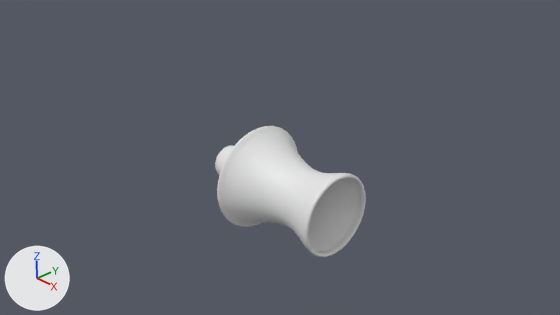
The Blender file syringe.blend: old version first, new version second.
Camera for both pictures: the file's camera 'Camera'. The axes (+X, +Y, +Z) are drawn at lower left. The lights are the same throughout.

The older version as bpy lines, for what is in view:
```python
me_circle = bpy.data.meshes.new('Circle')
me_circle.from_pydata(...)  # 544 vertices, 512 faces; spans x -1.04..1.88, y -1.0..1.0, z -1.0..1.0
me_circle.polygons.foreach_set('use_smooth', [True] * 512)
ob_circle = bpy.data.objects.new('Circle', me_circle)
ob_circle.location = (0.0, 0.0, 0.0)
_m = ob_circle.modifiers.new('Subsurf', 'SUBSURF')
_m.levels = 2
```
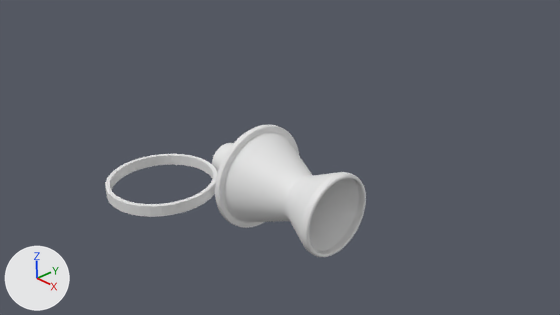
Commit message: syringe 2

Boxes (x1, y1, x2, y2) around the edits, measured in the pictures (560 x 315 px):
'Circle', reshaped: before (215, 126, 366, 257); after (212, 125, 366, 257)
'Circle.001', added: after (105, 154, 217, 217)
part 1 of me_circle, added: after (215, 125, 366, 257)
part 2 of me_circle, added: after (212, 143, 233, 173)

Diff of the bpy script that builds the scene:
```diff
--- a/syringe.blend.py
+++ b/syringe.blend.py
@@ me_circle @@
 # used by ob_circle; location = (0.0, 0.0, 0.0)
-me_circle.from_pydata(...)  # 544 vertices, 512 faces; spans x -1.04..1.88, y -1.0..1.0, z -1.0..1.0
+me_circle.from_pydata(...)  # 960 vertices, 928 faces; spans x -1.04..1.88, y -1.0..1.0, z -1.0..1.0
+# me_circle part 1: 288 vertices added at x -0.13..1.88, y -1.0..1.0, z -1.0..1.0
+# me_circle part 2: 128 vertices added at x -1.04..-0.99, y -0.36..0.36, z -0.36..0.36
@@ me_circle_001 @@
+me_circle_001.from_pydata(...)  # 162 vertices, 161 faces; spans x -2.13..-0.13, y -2.41..-0.41, z -0.1..0.1
@@ ob_circle_001 @@
+ob_circle_001 = bpy.data.objects.new('Circle.001', me_circle_001)
+ob_circle_001.location = (0.0, 0.0, 0.0)
```
